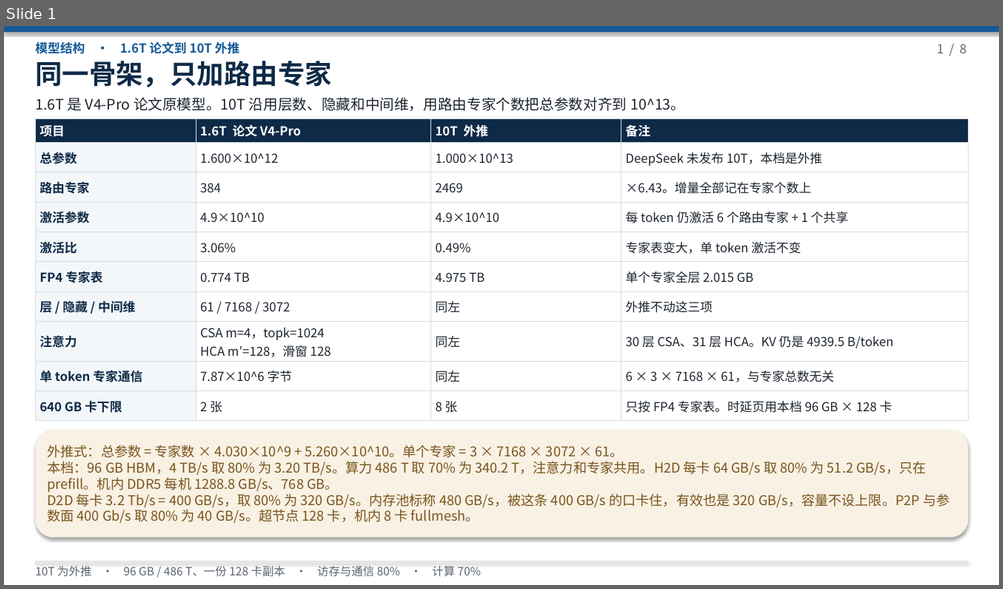
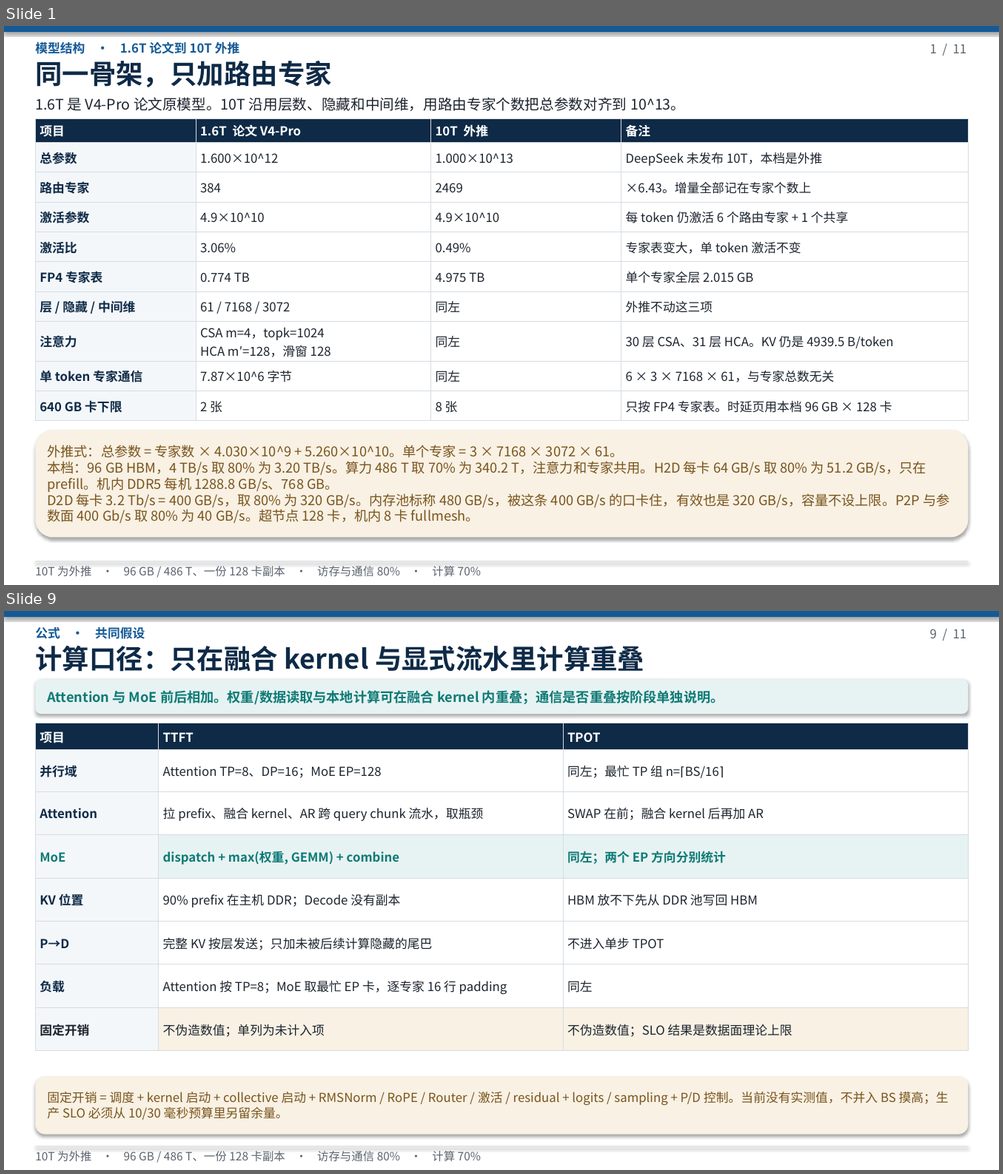
Before and after one commit to 69515164-rgb/UCL-MPComm, a slide deck: docs/deepseek-96g-slo.pptx. Shown one above the other, each under a label of ours: slide 1 before the commit, slides 1 and 9 after it; the slides between them are not shown. The pictures are 1003x589 and 1003x1174 pixels, drawn with LibreOffice and Linux fonts; fonts in the diff are those of the drawing. Boxes give left, top, right and bottom in pixels: in the first picture for what was removed or moved away, otherwise in the second. Text is boxed around its words. In the diff, an @@ line names an element or a change of style, - is before the commit and + after.

```diff
--- a/docs/deepseek-96g-slo.pptx
+++ b/docs/deepseek-96g-slo.pptx
@@ slide 9 added at (4,611,999,1170), background #FFFFFF @@
@@ rectangle added at (4,611,999,617), fill #145A96 @@
@@ text added at (35,627,145,639), 12 pt, text #145A96, bold @@
+公式 · 共同假设
@@ text added at (930,629,967,638), 12 pt, text #5A636E @@
+9 / 11
@@ text added at (35,646,644,672), 26 pt, text #0E2A47, bold @@
+计算口径：只在融合 kernel 与显式流水里计算重叠
@@ rounded rectangle added at (35,680,968,714), fill #E7F3F2 @@
@@ text added at (47,690,724,705), 13 pt, text #0E7A76, bold @@
+Attention 与 MoE 前后相加。权重/数据读取与本地计算可在融合 kernel 内重叠；通信是否重叠按阶段单独说明。
@@ table added at (35,723,968,1051), 8 rows, 3 columns @@
+项目 | TTFT | TPOT
+并行域 | Attention TP=8、DP=16；MoE EP=128 | 同左；最忙 TP 组 n=⌈BS/16⌉
+Attention | 拉 prefix、融合 kernel、AR 跨 query chunk 流水，取瓶颈 | SWAP 在前；融合 kernel 后再加 AR
+MoE | dispatch + max(权重, GEMM) + combine | 同左；两个 EP 方向分别统计
+KV 位置 | 90% prefix 在主机 DDR；Decode 没有副本 | HBM 放不下先从 DDR 池写回 HBM
+P→D | 完整 KV 按层发送；只加未被后续计算隐藏的尾巴 | 不进入单步 TPOT
+负载 | Attention 按 TP=8；MoE 取最忙 EP 卡，逐专家 16 行 padding | 同左
+固定开销 | 不伪造数值；单列为未计入项 | 不伪造数值；SLO 结果是数据面理论上限
@@ rounded rectangle added at (35,1076,968,1135), fill #F8F1E4 @@
@@ text added at (47,1092,948,1120), 12 pt, text #7A541C @@
+固定开销 = 调度 + kernel 启动 + collective 启动 + RMSNorm / RoPE / Router / 激活 / residual + logits / sampling + P/D 控制。当前没有实测值，不并入 BS 摸高；生产 SLO 必须从 10/30 毫秒预算里另留余量。
@@ rectangle added at (35,1147,968,1147), fill #D6DCE2 @@
@@ text added at (35,1151,481,1162), 11 pt, text #5A636E @@
+10T 为外推 · 96 GB / 486 T、一份 128 卡副本 · 访存与通信 80% · 计算 70%
@@ slide 1 changed as well @@
@@ text at (930,44,967,53): text changed @@
-1 / 8
+1 / 11
```
Also in this commit, not shown: 7 other slides changed, 2 other slides added, 1 other file.
